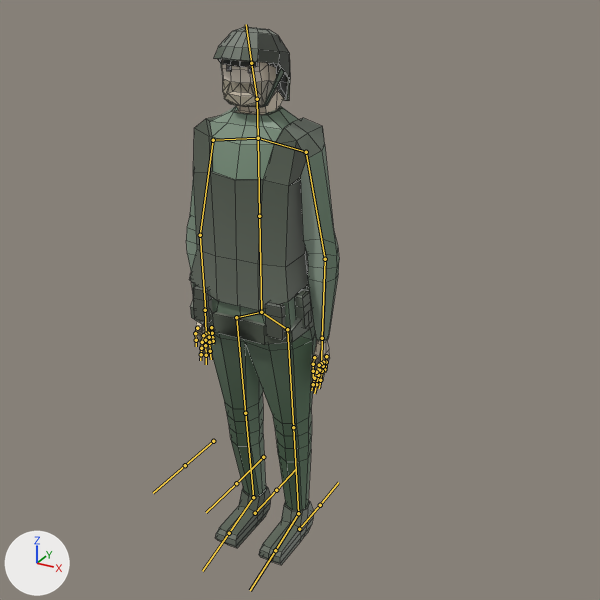
A saved change to the FBX model Assets/Models/Survivors/Soldier.fbx.
The view is the same before and after, from a 50 mm camera at (1.6, -2.58, 2.48) aimed at (0.13, 0.07, 1.15). Every picture has the same lights, and +X, +Y and +Z are marked at lower left. Both versions are drawn at the pose saved in each file; the numbers are the values there. The bones that bend it are drawn over the model as lines. Mesh edges are drawn as thin lines.

Objects in the first picture: 'Body', 'Head'.
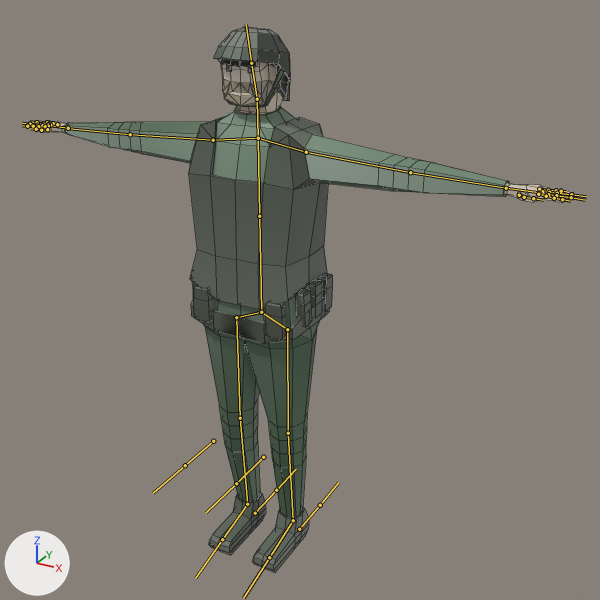
Location of each change, (x1, y1, x2, y2) in pixels of the pictures (600 x 600 px):
```json
{"object": "Body", "change": "posed", "before": [186, 106, 339, 565], "after": [27, 106, 573, 572], "on screen": "255% wider"}
{"bone": "L.UpperArm", "before": "(306, 152) to (325, 259)", "after": "(306, 152) to (410, 172)"}
{"bone": "L.LowerArm", "before": "(325, 259) to (322, 338)", "after": "(410, 172) to (506, 188)"}
{"bone": "L.Pinky", "before": "(326, 356) to (326, 362)", "after": "(539, 189) to (548, 190)"}
{"bone": "L.Ring", "before": "(323, 362) to (323, 366)", "after": "(542, 191) to (549, 192)"}
{"bone": "L.Middle", "before": "(321, 363) to (319, 370)", "after": "(539, 193) to (548, 194)"}
{"bone": "L.Index", "before": "(319, 365) to (316, 372)", "after": "(538, 194) to (546, 196)"}
{"bone": "R.UpperArm", "before": "(213, 140) to (200, 235)", "after": "(213, 140) to (130, 134)"}
{"bone": "R.LowerArm", "before": "(200, 235) to (205, 310)", "after": "(130, 134) to (68, 128)"}
{"bone": "L.UpperLeg", "before": "(287, 329) to (293, 427)", "after": "(287, 329) to (288, 433)"}
{"bone": "L.LowerLeg", "before": "(293, 427) to (298, 513)", "after": "(288, 433) to (293, 520)"}
{"bone": "R.UpperLeg", "before": "(236, 317) to (245, 413)", "after": "(236, 317) to (240, 418)"}
{"bone": "R.LowerLeg", "before": "(245, 413) to (253, 497)", "after": "(240, 418) to (247, 504)"}
```

Scene script edits in JSON lines:
```json
{"block": "bone_l_upperarm", "where": "bone_l_upperarm = bpy.data.objects['Armature'].pose.bones['L.UpperArm']  # child of 'L.Shoulder'"}
{"op": "set", "path": "bone_l_upperarm.rotation_quaternion", "old": "(0.793, -0.609, 0.0, 0.0)", "new": "(1.0, 0.0, 0.0, 0.0)", "note": "degrees (-75, 0, 0) -> degrees (0, 0, 0)"}
{"block": "bone_l_lowerarm", "where": "bone_l_lowerarm = bpy.data.objects['Armature'].pose.bones['L.LowerArm']  # child of 'L.UpperArm'"}
{"op": "set", "path": "bone_l_lowerarm.rotation_quaternion", "old": "(0.991, -0.131, 0.0, 0.0)", "new": "(1.0, 0.0, 0.0, 0.0)", "note": "degrees (-15, 0, 0) -> degrees (0, 0, 0)"}
{"block": "bone_l_pinky", "where": "bone_l_pinky = bpy.data.objects['Armature'].pose.bones['L.Pinky']  # child of 'L.Wrist'"}
{"op": "set", "path": "bone_l_pinky.location", "old": "(-0.001, 0.0, 0.0)", "new": "(0.0, 0.0, 0.0)"}
{"op": "set", "path": "bone_l_pinky.rotation_quaternion", "old": "(0.996, 0.0, 0.014, -0.086)", "new": "(1.0, 0.0, 0.0, 0.0)", "note": "degrees (0, 2, -10) -> degrees (0, 0, 0)"}
{"block": "bone_l_ring", "where": "bone_l_ring = bpy.data.objects['Armature'].pose.bones['L.Ring']  # child of 'L.Wrist'"}
{"op": "set", "path": "bone_l_ring.rotation_quaternion", "old": "(0.996, 0.0, 0.007, -0.087)", "new": "(1.0, 0.0, 0.0, 0.0)", "note": "degrees (0, 1, -10) -> degrees (0, 0, 0)"}
{"block": "bone_l_middle", "where": "bone_l_middle = bpy.data.objects['Armature'].pose.bones['L.Middle']  # child of 'L.Wrist'"}
{"op": "set", "path": "bone_l_middle.rotation_quaternion", "old": "(0.996, 0.0, -0.004, -0.087)", "new": "(1.0, 0.0, 0.0, 0.0)", "note": "degrees (0, 0, -10) -> degrees (0, 0, 0)"}
{"block": "bone_l_index", "where": "bone_l_index = bpy.data.objects['Armature'].pose.bones['L.Index']  # child of 'L.Wrist'"}
{"op": "set", "path": "bone_l_index.rotation_quaternion", "old": "(0.996, 0.0, -0.018, -0.085)", "new": "(1.0, -0.002, 0.0, 0.0)", "note": "degrees (0, -2, -10) -> degrees (0, 0, 0)"}
{"block": "bone_r_upperarm", "where": "bone_r_upperarm = bpy.data.objects['Armature'].pose.bones['R.UpperArm']  # child of 'R.Shoulder'"}
{"op": "set", "path": "bone_r_upperarm.rotation_quaternion", "old": "(0.793, 0.609, 0.0, 0.0)", "new": "(1.0, 0.0, 0.0, 0.0)", "note": "degrees (75, 0, 0) -> degrees (0, 0, 0)"}
{"block": "bone_r_lowerarm", "where": "bone_r_lowerarm = bpy.data.objects['Armature'].pose.bones['R.LowerArm']  # child of 'R.UpperArm'"}
{"op": "set", "path": "bone_r_lowerarm.rotation_quaternion", "old": "(0.991, 0.131, 0.0, 0.0)", "new": "(1.0, 0.0, 0.0, 0.0)", "note": "degrees (15, 0, 0) -> degrees (0, 0, 0)"}
{"block": "bone_l_upperleg", "where": "bone_l_upperleg = bpy.data.objects['Armature'].pose.bones['L.UpperLeg']  # child of 'L.Hip'"}
{"op": "set", "path": "bone_l_upperleg.rotation_quaternion", "old": "(0.999, 0.046, 0.0, 0.0)", "new": "(1.0, 0.0, 0.0, 0.0)", "note": "degrees (5, 0, 0) -> degrees (0, 0, 0)"}
{"block": "bone_l_lowerleg", "where": "bone_l_lowerleg = bpy.data.objects['Armature'].pose.bones['L.LowerLeg']  # child of 'L.UpperLeg'"}
{"op": "set", "path": "bone_l_lowerleg.rotation_quaternion", "old": "(0.999, -0.039, 0.0, 0.0)", "new": "(1.0, 0.0, 0.0, 0.0)", "note": "degrees (-4, 0, 0) -> degrees (0, 0, 0)"}
{"block": "bone_r_upperleg", "where": "bone_r_upperleg = bpy.data.objects['Armature'].pose.bones['R.UpperLeg']  # child of 'R.Hip'"}
{"op": "set", "path": "bone_r_upperleg.rotation_quaternion", "old": "(0.999, 0.046, 0.0, 0.0)", "new": "(1.0, 0.0, 0.0, 0.0)", "note": "degrees (5, 0, 0) -> degrees (0, 0, 0)"}
{"block": "bone_r_lowerleg", "where": "bone_r_lowerleg = bpy.data.objects['Armature'].pose.bones['R.LowerLeg']  # child of 'R.UpperLeg'"}
{"op": "set", "path": "bone_r_lowerleg.rotation_quaternion", "old": "(0.999, -0.039, 0.0, 0.0)", "new": "(1.0, 0.0, 0.0, 0.0)", "note": "degrees (-4, 0, 0) -> degrees (0, 0, 0)"}
```
